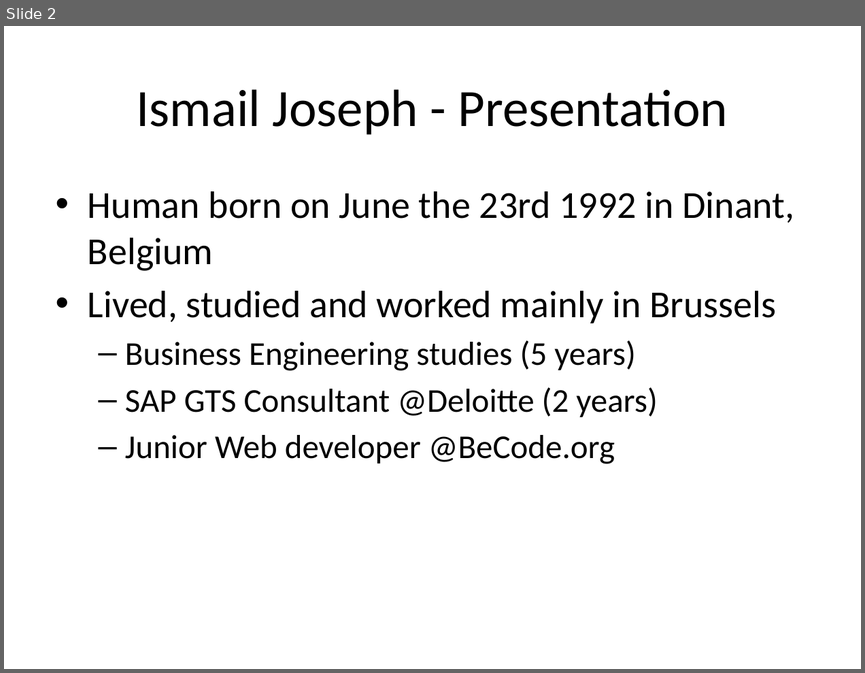
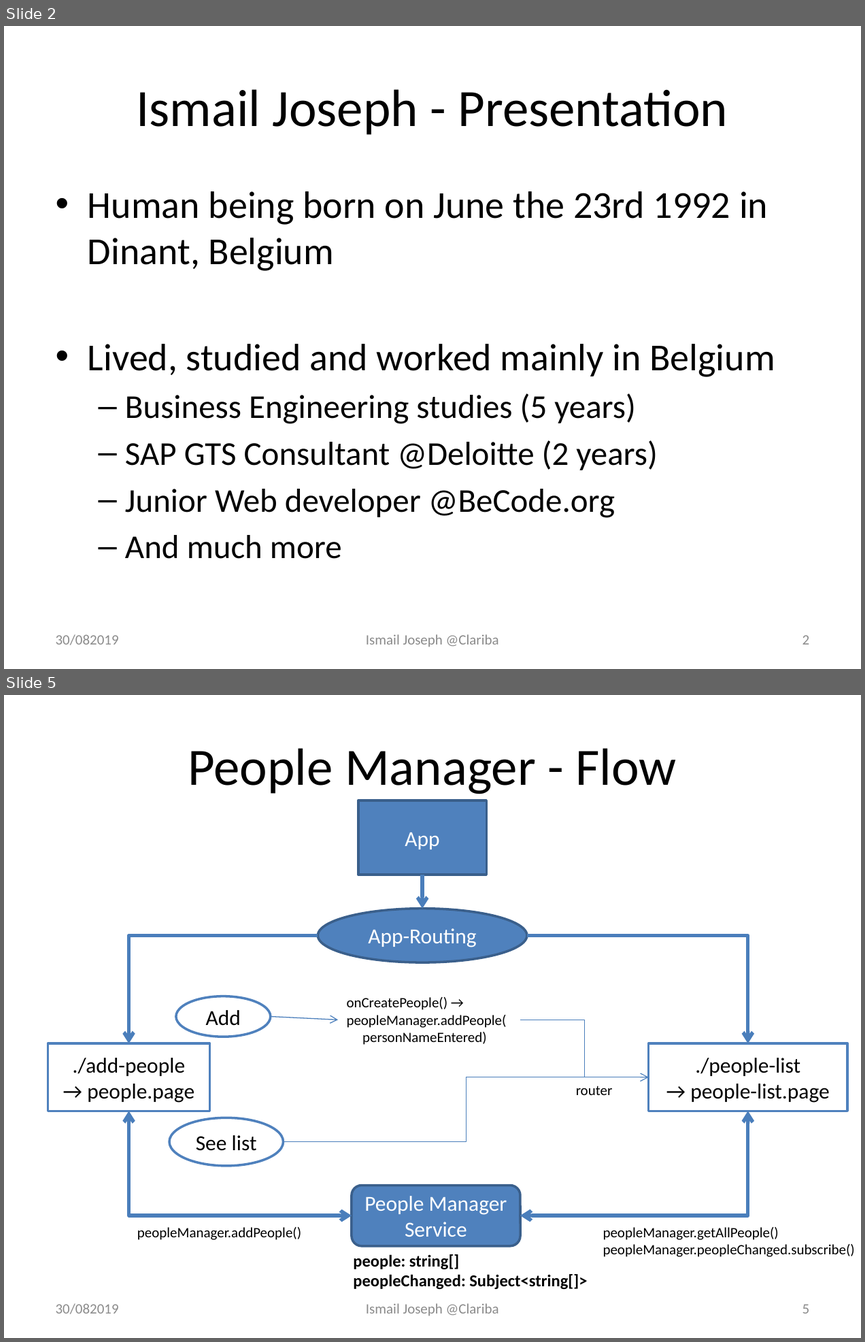
Before and after one commit to Fesouille/ionic-angular-course, a slide deck: Clariba_test_presentation.pptx. Shown one above the other, each under a label of ours: slide 2 before the commit, slides 2 and 5 after it; the slides between them are not shown. The pictures are 865x673 and 865x1342 pixels, drawn with LibreOffice and Linux fonts; fonts in the diff are those of the drawing. Boxes give left, top, right and bottom in pixels: in the first picture for what was removed or moved away, otherwise in the second. Text is boxed around its words. In the diff, an @@ line names an element or a change of style, - is before the commit and + after.

```diff
--- a/Clariba_test_presentation.pptx
+++ b/Clariba_test_presentation.pptx
@@ slide 5 added at bbox=[4, 695, 861, 1338], background #FFFFFF @@
@@ title added at bbox=[188, 748, 676, 794], 44 pt, text #000000 @@
+People Manager - Flow
@@ rectangle added at bbox=[358, 800, 486, 875], fill #4F81BD, outline #3A5F8C 2 pt, 18 pt, text #FFFFFF @@
+App
@@ arrow added from (422, 875) to (422, 909), #4B7EBC 3 pt @@
@@ ellipse added at bbox=[317, 909, 527, 962], fill #4F81BD, outline #3A5F8C 2 pt, 18 pt, text #FFFFFF @@
+App-Routing
@@ elbow arrow added from (317, 936) to (129, 1043), #4B7EBC 3 pt @@
@@ elbow arrow added from (527, 936) to (748, 1043), #4B7EBC 3 pt @@
@@ ellipse added at bbox=[176, 996, 271, 1036], fill #FFFFFF, outline #4F81BD 2 pt, 18 pt, text #000000 @@
+Add
@@ text added at bbox=[347, 997, 507, 1045], 12 pt, text #000000 @@
+onCreatePeople() → peopleManager.addPeople(
+personNameEntered)
@@ arrow added from (271, 1016) to (338, 1020), #4B7EBC 0.75 pt @@
@@ elbow arrow added from (520, 1020) to (649, 1077), #4B7EBC 0.5 pt @@
@@ rectangle added at bbox=[48, 1043, 209, 1110], fill #FFFFFF, outline #4F81BD 2 pt, 18 pt, text #000000 @@
+./add-people
+→ people.page
@@ rectangle added at bbox=[649, 1043, 847, 1110], fill #FFFFFF, outline #4F81BD 2 pt, 18 pt, text #000000 @@
+./people-list
+→ people-list.page
@@ elbow arrow added from (283, 1141) to (649, 1077), #4B7EBC 0.5 pt @@
@@ text added at bbox=[576, 1085, 613, 1095], 12 pt, text #000000 @@
+router
@@ elbow double arrow added from (129, 1110) to (352, 1215), #4B7EBC 3 pt @@
@@ ellipse added at bbox=[169, 1117, 283, 1166], fill #FFFFFF, outline #4F81BD 2 pt, 18 pt, text #000000 @@
+See list
@@ elbow double arrow added from (520, 1215) to (748, 1110), #4B7EBC 3 pt @@
@@ rounded rectangle added at bbox=[352, 1185, 521, 1246], fill #4F81BD, outline #3A5F8C 2 pt, 18 pt, text #FFFFFF @@
+People Manager Service
@@ text added at bbox=[137, 1227, 301, 1240], 12 pt, text #000000 @@
+peopleManager.addPeople()
@@ text added at bbox=[603, 1227, 855, 1257], 12 pt, text #000000 @@
+peopleManager.getAllPeople()
+peopleManager.peopleChanged.subscribe()
@@ text added at bbox=[353, 1254, 587, 1289], 14 pt, text #000000, bold @@
+people: string[]
+peopleChanged: Subject<string[]>
@@ text added at bbox=[56, 1303, 119, 1314], 12 pt, text #8C8C8C @@
+30/082019
@@ text added at bbox=[366, 1303, 499, 1316], 12 pt, text #8C8C8C @@
+Ismail Joseph @Clariba
@@ page number added at bbox=[802, 1304, 810, 1313], 12 pt, text #8C8C8C @@
+5
@@ slide 2 changed as well @@
@@ text at bbox=[88, 191, 774, 377]: text changed @@
-• Human born on June the 23rd 1992 in Dinant, Belgium
-• Lived, studied and worked mainly in Brussels
+• Human being born on June the 23rd 1992 in Dinant, Belgium
+• Lived, studied and worked mainly in Belgium
@@ text at bbox=[125, 535, 342, 558]: paragraph added @@
+  – And much more
@@ text added at bbox=[56, 634, 119, 645], 12 pt, text #8C8C8C @@
+30/082019
@@ text added at bbox=[366, 634, 499, 647], 12 pt, text #8C8C8C @@
+Ismail Joseph @Clariba
@@ page number added at bbox=[802, 635, 810, 644], 12 pt, text #8C8C8C @@
+2
```
Also in this commit, not shown: 1 other slide changed, 3 other slides added.
